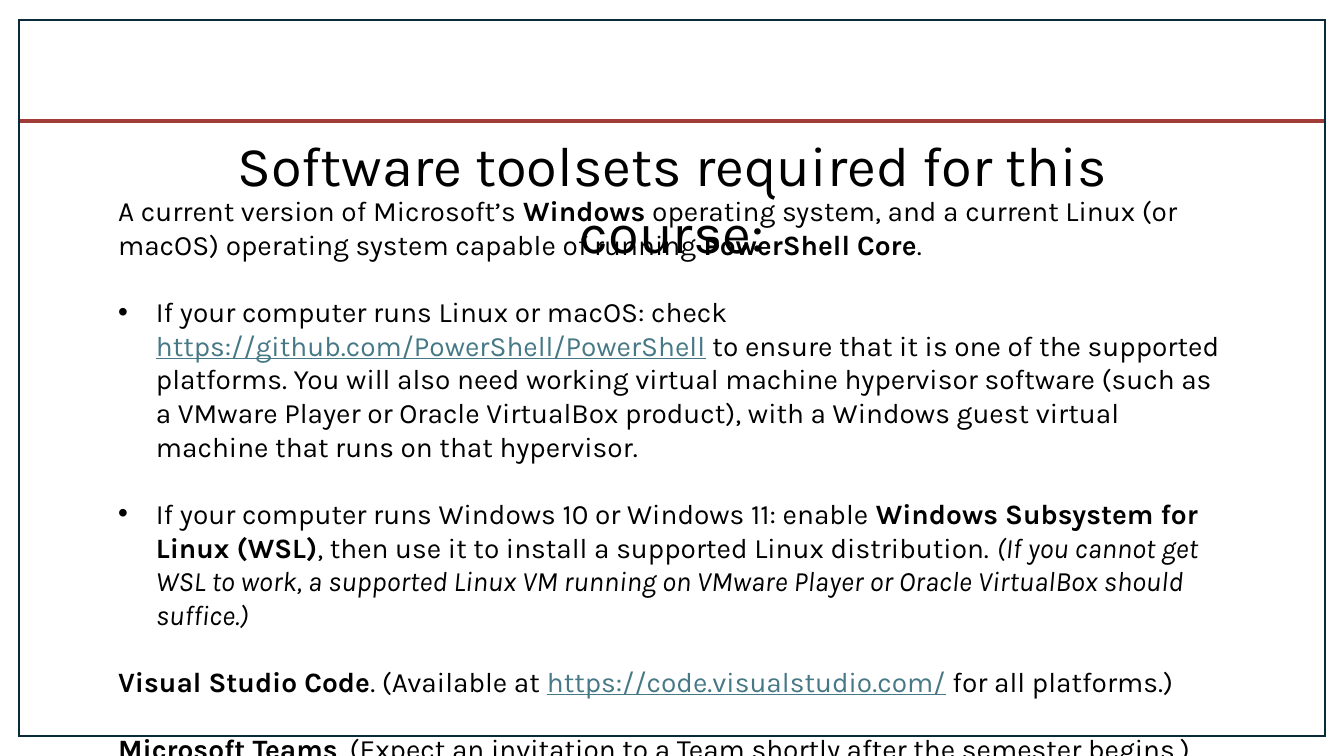
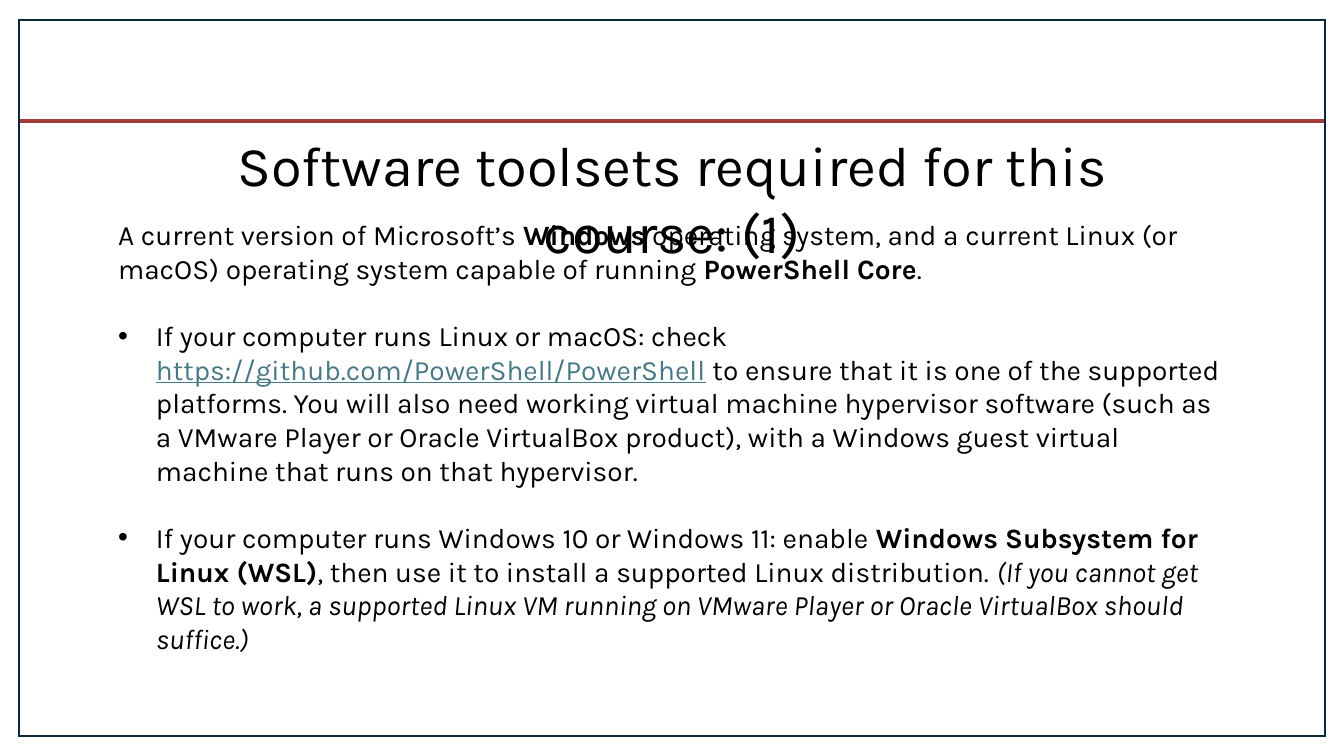
Before and after one commit to byui-cyber360/content, a slide deck: slide 5 of CYBER360-1.1-1.2-Intro-Toolsets.pptx (slide 4 before the commit). Drawn at 1344x756 pixels with LibreOffice and Linux fonts; fonts in the diff are those of the drawing; background and template pictures are left out. Boxes give left, top, right and bottom in pixels: in the first picture for what was removed or moved away, otherwise in the second. Text is boxed around its words. In the diff, an @@ line names an element or a change of style, - is before the commit and + after.

```diff
--- a/CYBER360-1.1-1.2-Intro-Toolsets.pptx
+++ b/CYBER360-1.1-1.2-Intro-Toolsets.pptx
@@ text at box(237, 147, 1107, 267): text changed @@
-Software toolsets required for this course:
+Software toolsets required for this course: (1)
@@ text "A current version of Microsoft’s ...": place and size @@
-text "A current version of Microsoft’s ..." at box(118, 196, 1219, 699)
+text "A current version of Microsoft’s ..." at box(118, 220, 1219, 622)
@@ text at box(118, 671, 1173, 699): paragraphs removed @@
-Visual Studio Code. (Available at https://code.visualstudio.com/ for all platforms.)
-Microsoft Teams. (Expect an invitation to a Team shortly after the semester begins.)
```
Also in this commit, not shown: 3 other slides changed, 3 slides added, 1 other file.
